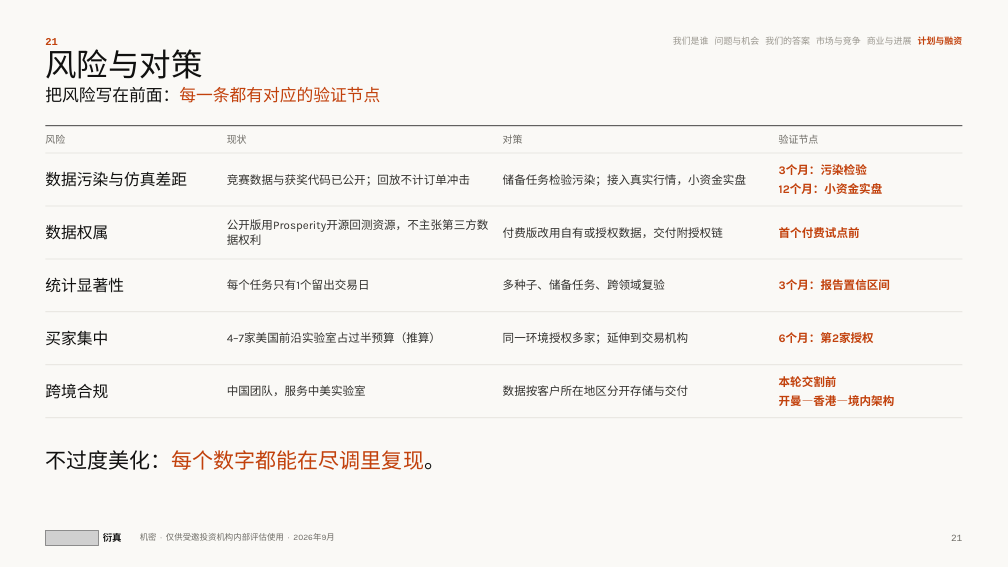
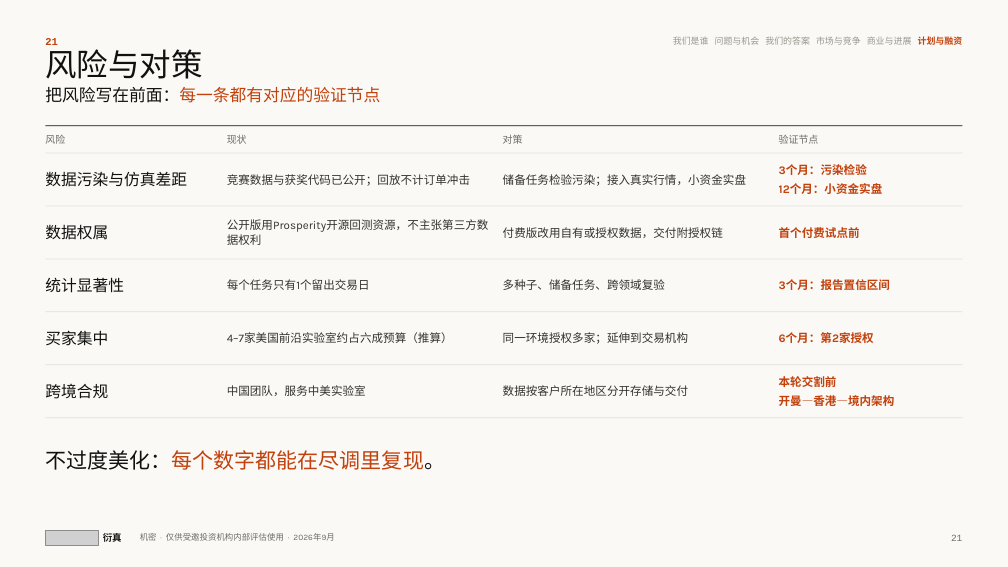
Before and after one commit to wangchen0802/Delta1, a slide deck: slide 21 of SimReal-BP-v33.pptx. Drawn at 1008x567 pixels with LibreOffice and Linux fonts; fonts in the diff are those of the drawing; grey boxes stand for pictures. Boxes give left, top, right and bottom in pixels: in the first picture for what was removed or moved away, otherwise in the second. Text is boxed around its words. In the diff, an @@ line names an element or a change of style, - is before the commit and + after.

```diff
--- a/SimReal-BP-v33.pptx
+++ b/SimReal-BP-v33.pptx
@@ text at [227, 332, 453, 343]: text changed @@
-4–7家美国前沿实验室占过半预算（推算）
+4–7家美国前沿实验室约占六成预算（推算）
```
Also in this commit, not shown: 3 other slides changed, 5 other files.
